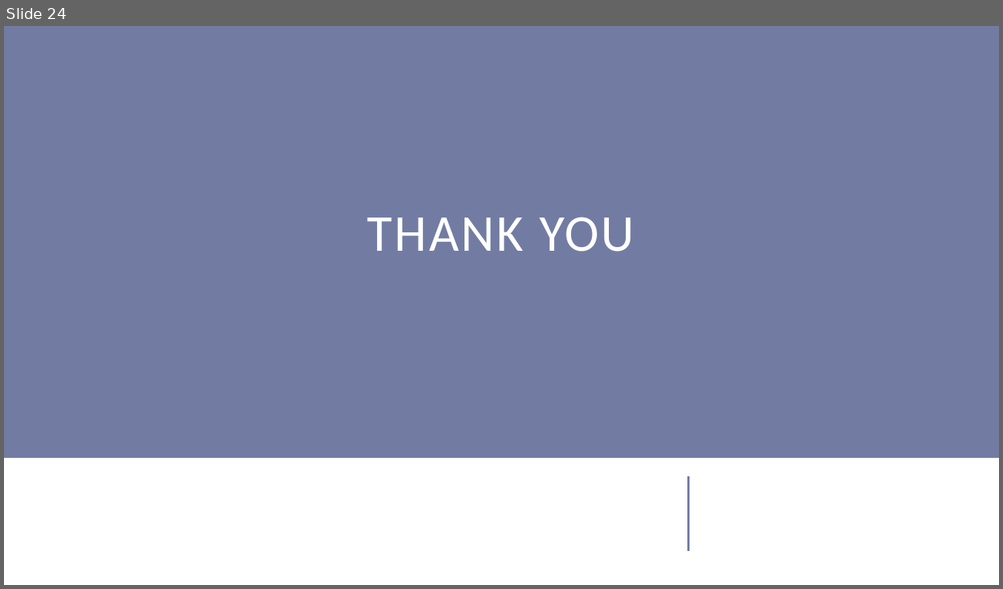
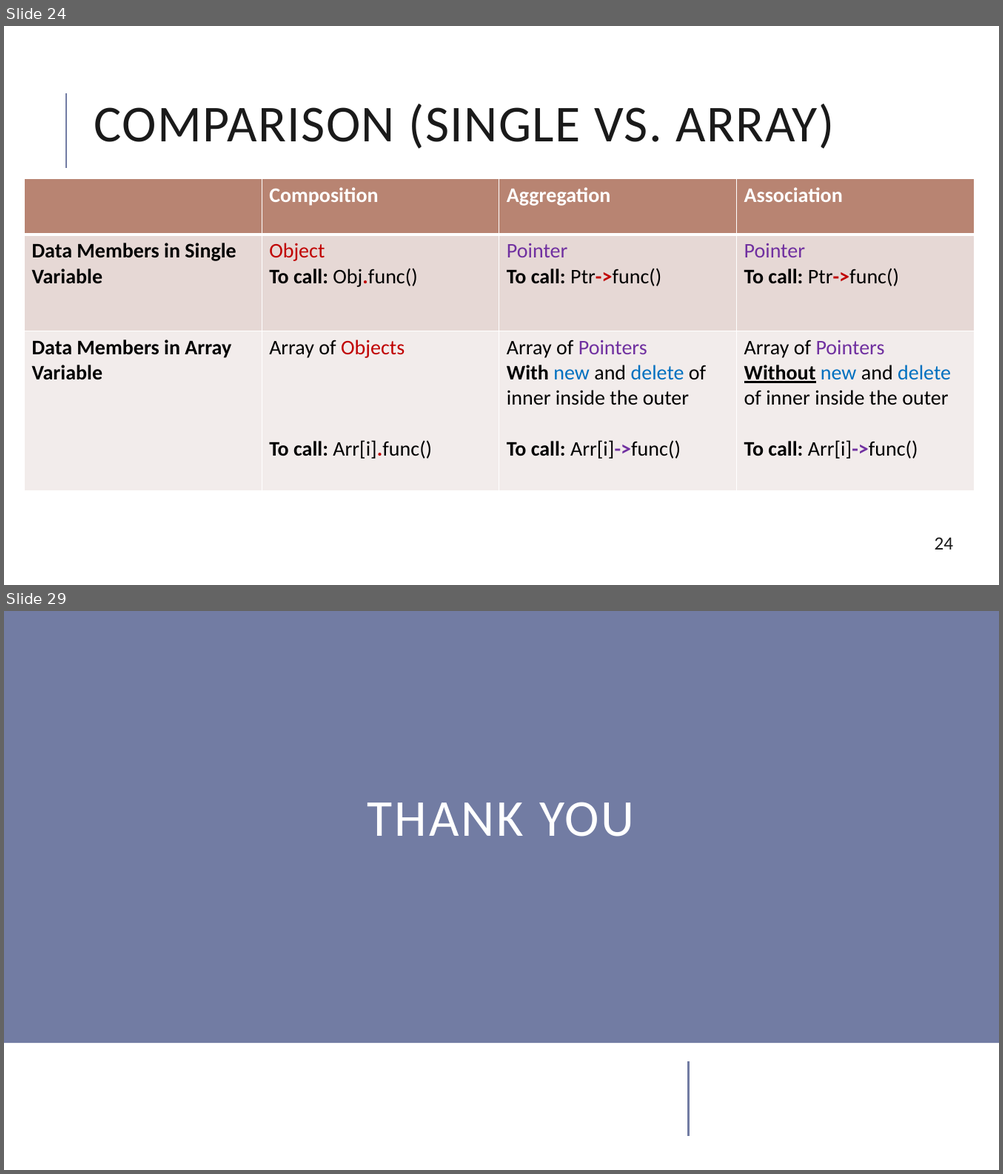
Before and after one commit to emaneng/mylegacy-oop-cpp, a slide deck: slides/1_Class Relations (Single & Arr Var).pptx. Shown one above the other, each under a label of ours: slide 24 before the commit, slides 24 and 29 after it; the slides between them are not shown. The pictures are 1003x589 and 1003x1174 pixels, drawn with LibreOffice and Linux fonts; fonts in the diff are those of the drawing. Boxes give left, top, right and bottom in pixels: in the first picture for what was removed or moved away, otherwise in the second. Text is boxed around its words. In the diff, an @@ line names an element or a change of style, - is before the commit and + after.

Commit message:
Update slides of class relations arr variable and add its code files

```diff
--- a/slides/1_Class Relations (Single & Arr Var).pptx
+++ b/slides/1_Class Relations (Single & Arr Var).pptx
@@ slide 24 added at (x1=4, y1=26, x2=999, y2=585), background #FFFFFF @@
@@ line added from (66, 168) to (66, 93), #727CA3 1.5 pt @@
@@ title added at (x1=94, y1=104, x2=834, y2=149), 50 pt, text #1A1A1A @@
+COMPARISON (SINGLE VS. ARRAY)
@@ table added at (x1=24, y1=179, x2=973, y2=488), 3 rows, 4 columns @@
+ | Composition | Aggregation | Association
+Data Members in Single Variable | Object / To call: Obj.func() | Pointer / To call: Ptr->func() | Pointer / To call: Ptr->func()
+Data Members in Array Variable | Array of Objects / To call: Arr[i].func() | Array of Pointers / With new and delete of inner inside the outer / To call: Arr[i]->func() | Array of Pointers / Without new and delete of inner inside the outer / To call: Arr[i]->func()
@@ page number added at (x1=934, y1=537, x2=953, y2=550), 18 pt, text #1A1A1A @@
+24
@@ what was slide 24 is now slide 29 @@
```
Also in this commit, not shown: 4 slides changed, 5 other slides added, 1 slide removed, 6 other files.
